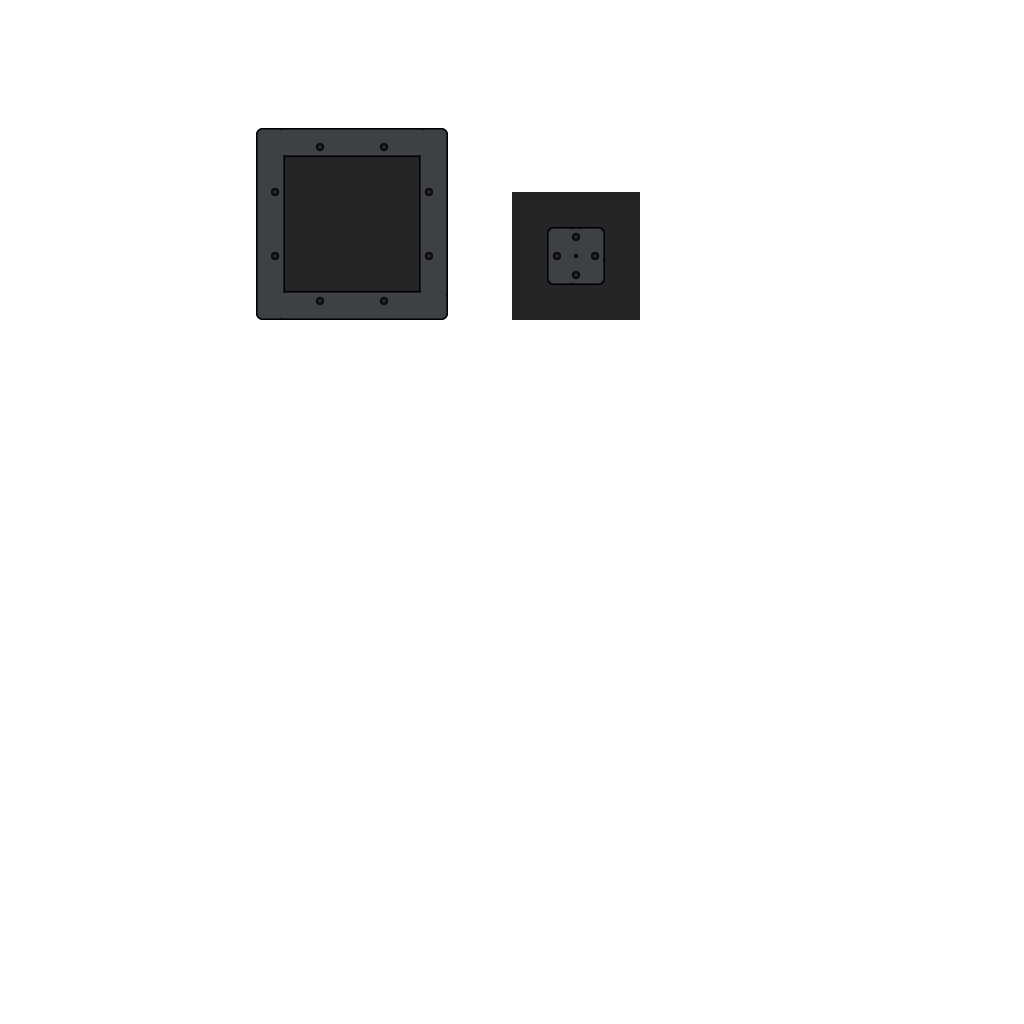
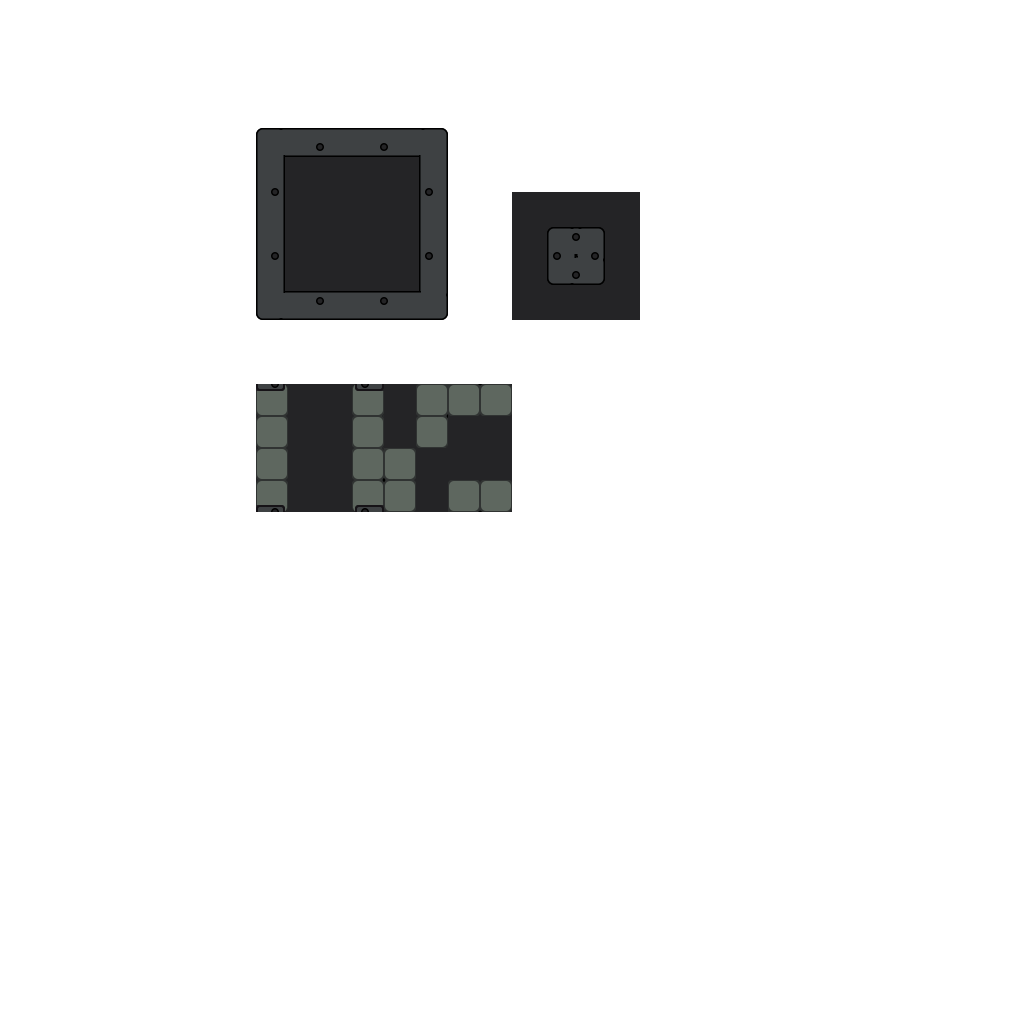
Layer changes from the first 1024px x 1024px image to the second:
added group "PortalGroundTiles" with 8 layers above "GroundTiles" over [256, 384, 512, 512]
added layer "PortalConnectTopRight" in group "PortalGroundTiles" over [320, 384, 384, 448]
added layer "PortalConnectTopLeft" in group "PortalGroundTiles" over [256, 384, 320, 448]
added layer "PortalConnectBottomLeft" in group "PortalGroundTiles" over [256, 448, 320, 512]
added layer "PortalConnectBottomRight" in group "PortalGroundTiles" over [320, 448, 384, 512]
added layer "PortalTileTop" in group "PortalGroundTiles" over [448, 384, 512, 448]
added layer "PortalTileBottom" in group "PortalGroundTiles" over [448, 448, 512, 512]
added layer "PortalTileLeft" in group "PortalGroundTiles" over [384, 448, 448, 512]
added layer "PortalTileRight" in group "PortalGroundTiles" over [384, 384, 448, 448]
